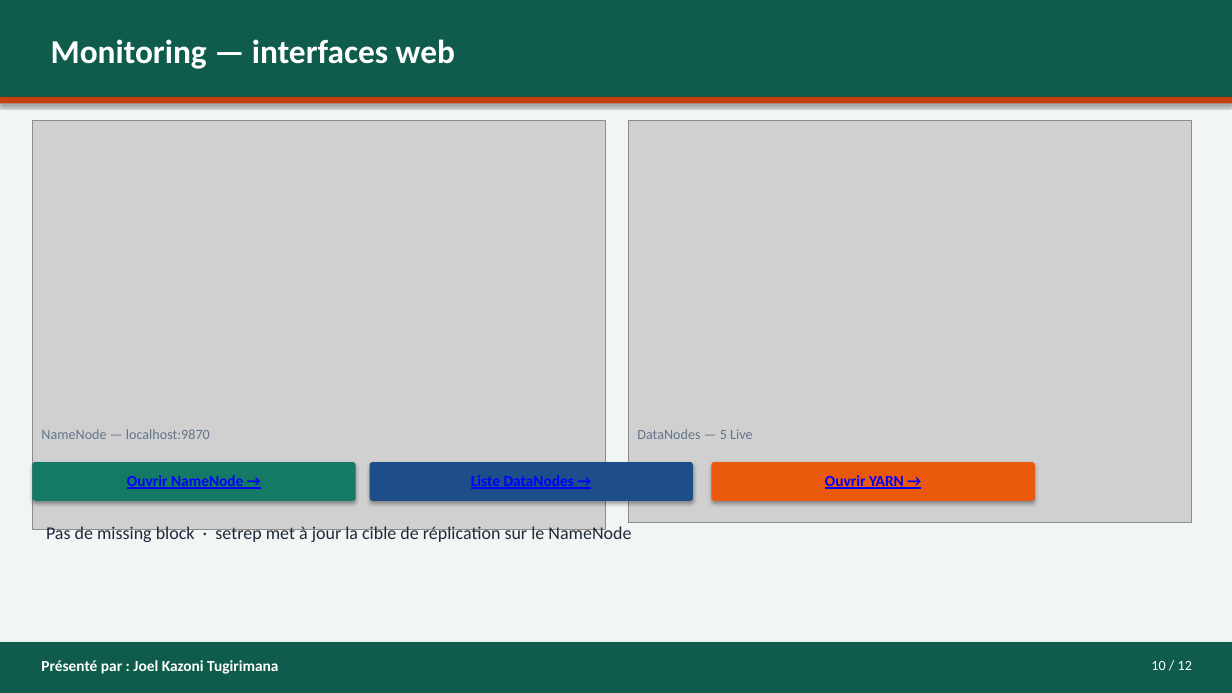
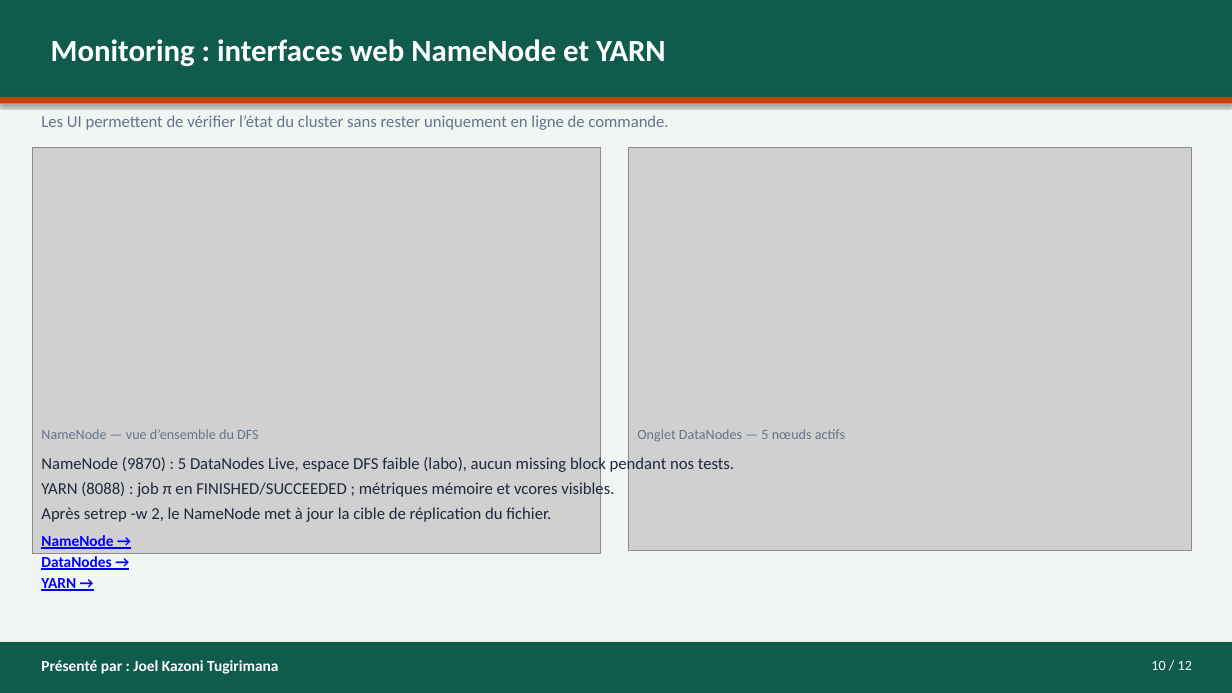
Before and after one commit to asinyopetro/Les_Hadoop_Riders_G4, a slide deck: slide 10 of presentation/PRESENTATION-G4-Les_Hadoop_Riders.pptx. Drawn at 1232x693 pixels with LibreOffice and Linux fonts; fonts in the diff are those of the drawing; grey boxes stand for pictures. Boxes give left, top, right and bottom in pixels: in the first picture for what was removed or moved away, otherwise in the second. Text is boxed around its words. In the diff, an @@ line names an element or a change of style, - is before the commit and + after.

```diff
--- a/presentation/PRESENTATION-G4-Les_Hadoop_Riders.pptx
+++ b/presentation/PRESENTATION-G4-Les_Hadoop_Riders.pptx
@@ text at (51, 39, 666, 67): text changed; size 26 to 24 pt @@
-Monitoring — interfaces web
+Monitoring : interfaces web NameNode et YARN
@@ text added at (41, 115, 668, 130), 13 pt, text #64748B @@
+Les UI permettent de vérifier l’état du cluster sans rester uniquement en ligne de commande.
@@ picture: place and size @@
-picture at (32, 120, 605, 530)
+picture at (32, 148, 601, 554)
@@ picture: place and size @@
-picture at (628, 120, 1192, 523)
+picture at (628, 148, 1192, 551)
@@ text at (41, 429, 258, 439): text changed @@
-NameNode — localhost:9870
+NameNode — vue d’ensemble du DFS
@@ text at (637, 429, 845, 442): text changed @@
-DataNodes — 5 Live
+Onglet DataNodes — 5 nœuds actifs
@@ rounded rectangle removed at (32, 462, 356, 501) @@
@@ text at (41, 455, 734, 591): text changed; size 14 to 13 pt @@
-Pas de missing block · setrep met à jour la cible de réplication sur le NameNode
+NameNode (9870) : 5 DataNodes Live, espace DFS faible (labo), aucun missing block pendant nos tests.
+YARN (8088) : job π en FINISHED/SUCCEEDED ; métriques mémoire et vcores visibles.
+Après setrep -w 2, le NameNode met à jour la cible de réplication du fichier.
+NameNode →
+DataNodes →
+YARN →
@@ text removed at (127, 475, 243, 489) @@
-Ouvrir NameNode →
@@ rounded rectangle removed at (370, 462, 693, 501) @@
@@ text removed at (471, 475, 574, 489) @@
-Liste DataNodes →
@@ rounded rectangle removed at (712, 462, 1035, 501) @@
@@ text removed at (825, 475, 904, 489) @@
-Ouvrir YARN →
```
Also in this commit, not shown: 11 other slides changed, 3 other files.
